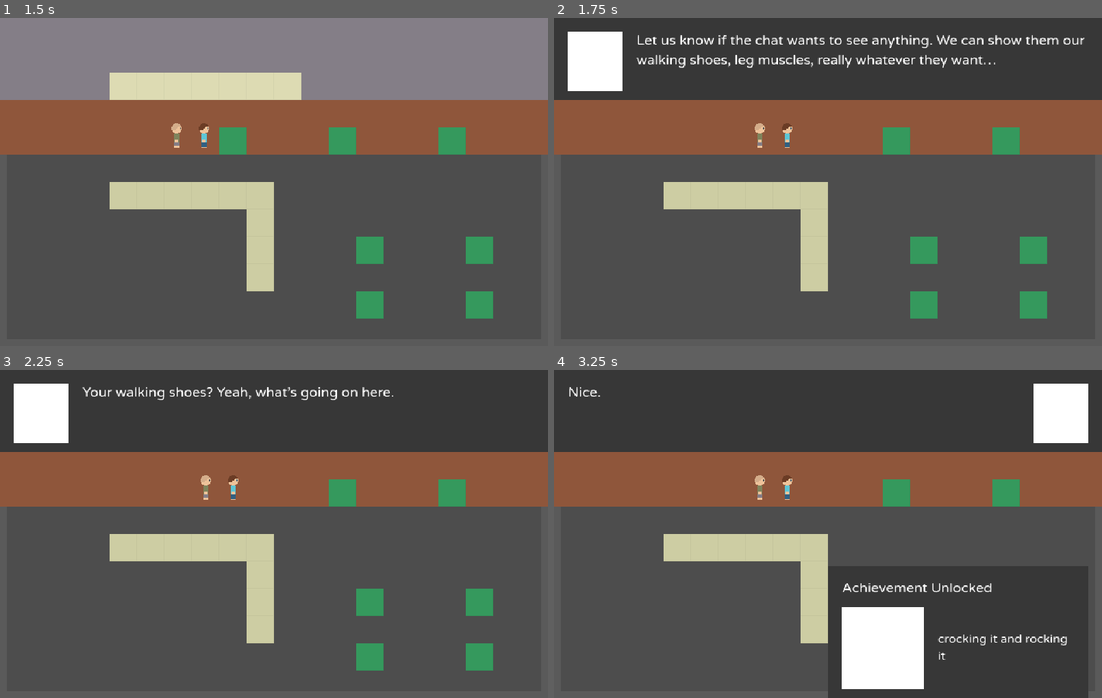
Above: before the commit, frames 1-4 (two rows, left to right).
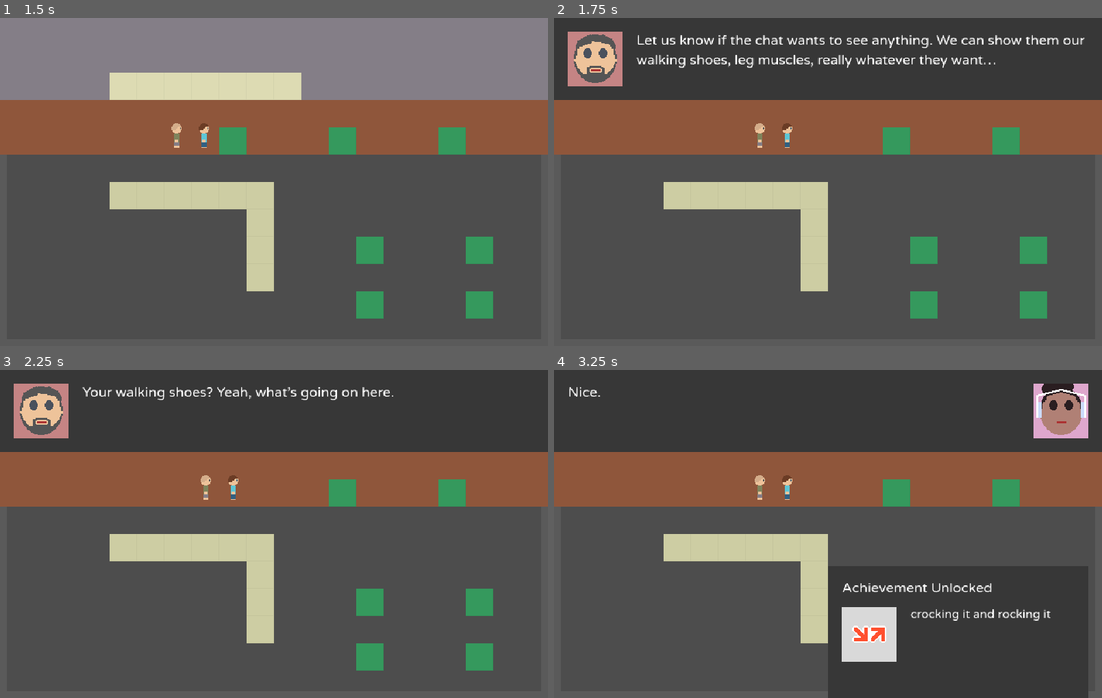
Above: after the commit, the same moments.

Repository: strawstack/MinnHax2023
Game: Godot game, scene res://main_menu.tscn
The game is run twice, just before and just after one commit, with the same random seed, the same clock (stepped at 60 frames per second) and the same inputs.
Inputs:
- Up to frame 1 (1.5 s): click "Start Game" at 0.5 s; tap Enter (action) at 1.25, 1.35 s; hold Right (right) from 1.28 s (still down)
- Up to frame 2 (1.75 s): keep holding Right (right)
- Up to frame 3 (2.25 s): tap Space at 2 s; release Right (right) at 2.03 s; hold Down (down) from 2.03 s (still down); tap Enter (action) at 2.1 s
- Up to frame 4 (3.25 s): tap Enter (action) at 2.75, 2.85 s; release Down (down) at 2.78 s; hold Right (right) from 2.78 s (still down)

Frame 1 is identical in both runs. In frame 2, 1.8% of the frame differs, in the area x 2-13%, y 4-23%; in frame 3, 1.8%; in frame 4, 5.9%, in the area x 52-98%, y 4-98%.

Commit message:
Add char head images and achievement image

Diff:
--- a/MinnMaxGodot/CanvasLayer.gd
+++ b/MinnMaxGodot/CanvasLayer.gd
@@ -14,6 +14,9 @@
 var boxLeftLabel
 var boxRightLabel
 var achievementBoxTitle
+
+var leoHead
+var benHead
 
 var upTimer
 
@@ -46,6 +49,9 @@
 	achievementBoxTitle = get_node("achievementBox/Label2")
 
 	upTimer = get_node("achievementBox/upTimer")
+
+	leoHead = get_node("textBoxLeft/leo")
+	benHead = get_node("textBoxLeft/ben")
 
 	boxLeft.set_visible(false)
 	boxRight.set_visible(false)
@@ -91,6 +97,14 @@
 	stepComplete = _stepComplete
 	index = 0
 	lines = makeLines(value)
+
+	if charName == "leo":
+		benHead.set_visible(false)
+		leoHead.set_visible(true)
+
+	elif charName == "ben":
+		benHead.set_visible(true)
+		leoHead.set_visible(false)
 
 	if charName == "leo" or charName == "ben":
 		targetLabel = boxLeftLabel
--- a/MinnMaxGodot/main.tscn
+++ b/MinnMaxGodot/main.tscn
@@ -14,12 +14,16 @@
 [ext_resource type="AudioStream" uid="uid://e3wb2i4rfeeb" path="res://eventAudio/alone_thing.mp3" id="2_xyofk"]
 [ext_resource type="AudioStream" uid="uid://cdyqkcu8ai7gl" path="res://eventAudio/go_sonic.mp3" id="3_mpsmb"]
 [ext_resource type="Texture2D" uid="uid://b2ngcyh38rrkx" path="res://sketchTiles/path.png" id="3_vgt1p"]
+[ext_resource type="Texture2D" uid="uid://b6x2c873p1gnf" path="res://charHeads/ben_head.png" id="4_3jvmn"]
 [ext_resource type="Texture2D" uid="uid://bt1org0pse514" path="res://sketchTiles/road.png" id="4_coeis"]
 [ext_resource type="AudioStream" uid="uid://c4qlsxg44dhq7" path="res://eventAudio/bye.mp3" id="4_lcfo5"]
 [ext_resource type="AudioStream" uid="uid://c5vt43u2px2h" path="res://eventAudio/card.mp3" id="5_4wwhh"]
+[ext_resource type="Texture2D" uid="uid://cepc42tbw4scr" path="res://charHeads/leo_head.png" id="5_c3y8d"]
 [ext_resource type="Texture2D" uid="uid://d0eexcrkvglwl" path="res://sketchTiles/water.png" id="5_mt5f3"]
 [ext_resource type="AudioStream" uid="uid://b8p7kd0cvkdrh" path="res://eventAudio/camera_spin.mp3" id="6_g22kl"]
+[ext_resource type="Texture2D" uid="uid://dyiuynsfmray" path="res://charHeads/janet_head.png" id="7_2l3ex"]
 [ext_resource type="AudioStream" uid="uid://dip7p4nqf55xc" path="res://eventAudio/tennis_shoes.mp3" id="7_pmunk"]
+[ext_resource type="Texture2D" uid="uid://bisphku0tqhih" path="res://images/MinnMaxLogo.png" id="8_gslam"]
 [ext_resource type="AudioStream" uid="uid://brslk3uhuyjld" path="res://eventAudio/drink_in_winter.mp3" id="8_ijmye"]
 [ext_resource type="AudioStream" uid="uid://bwi8dn1amntrk" path="res://eventAudio/we_tried.mp3" id="9_g5s1d"]
 [ext_resource type="AudioStream" uid="uid://c3fftwd6byw7a" path="res://eventAudio/spray_paint.mp3" id="10_bayou"]
@@ -291,11 +295,13 @@
 offset_bottom = 96.0
 color = Color(0.215686, 0.215686, 0.215686, 1)
 
-[node name="PlaceholderImage" type="ColorRect" parent="CanvasLayer/textBoxLeft"]
-offset_left = 16.0
-offset_top = 16.0
-offset_right = 80.0
-offset_bottom = 85.0
+[node name="ben" type="Sprite2D" parent="CanvasLayer/textBoxLeft"]
+position = Vector2(48, 48)
+texture = ExtResource("4_3jvmn")
+
+[node name="leo" type="Sprite2D" parent="CanvasLayer/textBoxLeft"]
+position = Vector2(48, 48)
+texture = ExtResource("5_c3y8d")
 
 [node name="Label" type="Label" parent="CanvasLayer/textBoxLeft"]
 offset_left = 96.0
@@ -316,11 +322,9 @@
 offset_bottom = 96.0
 color = Color(0.215686, 0.215686, 0.215686, 1)
 
-[node name="PlaceholderImage2" type="ColorRect" parent="CanvasLayer/textBoxRight"]
-offset_left = 560.0
-offset_top = 16.0
-offset_right = 624.0
-offset_bottom = 85.0
+[node name="janet" type="Sprite2D" parent="CanvasLayer/textBoxRight"]
+position = Vector2(592, 48)
+texture = ExtResource("7_2l3ex")
 
 [node name="Label" type="Label" parent="CanvasLayer/textBoxRight"]
 offset_left = 16.0
@@ -356,22 +360,19 @@
 text = "Achievement Unlocked"
 
 [node name="Label2" type="Label" parent="CanvasLayer/achievementBox"]
-offset_left = 448.0
+offset_left = 416.0
 offset_top = 272.0
 offset_right = 608.0
-offset_bottom = 368.0
+offset_bottom = 352.0
 theme = ExtResource("2_1g25m")
 theme_override_font_sizes/font_size = 14
 text = "Description of achievement could be a bit long so might...
 (Click box to play audio)"
-vertical_alignment = 1
 autowrap_mode = 2
 
-[node name="PlaceholderPlayButton" type="ColorRect" parent="CanvasLayer/achievementBox"]
-offset_left = 336.0
-offset_top = 272.0
-offset_right = 432.0
-offset_bottom = 368.0
+[node name="logo" type="Sprite2D" parent="CanvasLayer/achievementBox"]
+position = Vector2(368, 304)
+texture = ExtResource("8_gslam")
 
 [node name="pauseTimer" type="Timer" parent="."]
 one_shot = true
Binary file added: MinnMaxGodot/charHeads/ben_head.png
Not shown, added: MinnMaxGodot/charHeads/ben_head.png.import
Binary file added: MinnMaxGodot/charHeads/janet_head.png
Not shown, added: MinnMaxGodot/charHeads/janet_head.png.import
Binary file added: MinnMaxGodot/charHeads/leo_head.png
Not shown, added: MinnMaxGodot/charHeads/leo_head.png.import
Binary file added: MinnMaxGodot/images/MinnMaxLogo.png
Not shown, added: MinnMaxGodot/images/MinnMaxLogo.png.import
Not shown: 1 places in MinnMaxGodot/main.tscn that only renumber resources
Not shown, changed: README.md
Not shown, added: assets/aseprite/MinnMaxLogo.aseprite
Not shown, added: assets/char aseprite/ben_head.aseprite
(and 2 more such lines)
